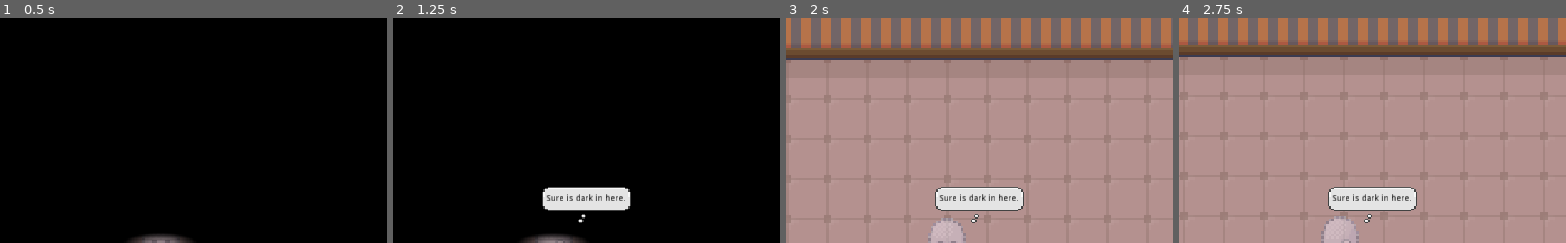
Above: before the commit, frames 1-4 (left to right).
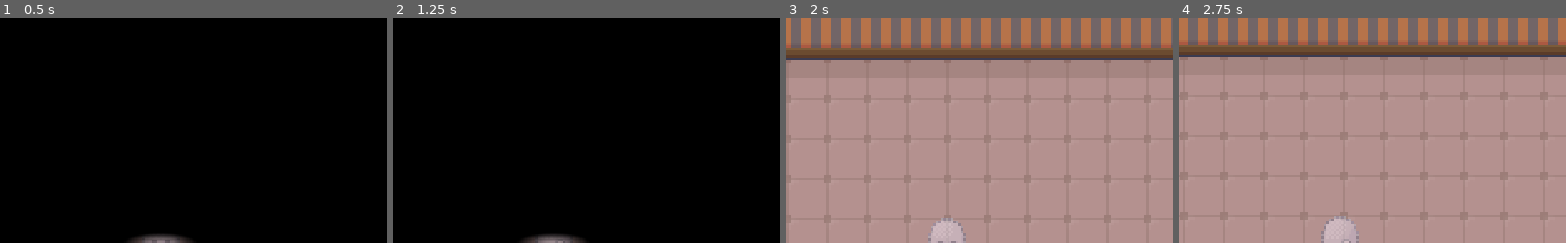
Above: after the commit, the same moments.

Repository: aranasaurus/bad-luck-blanche
Game: Godot game, scene res://World.tscn
Same seed, same stepped clock (60 frames per second), same inputs: the game is played once before the commit and once after it.
Inputs:
- Up to frame 1 (0.5 s): no input
- Up to frame 2 (1.25 s): tap Enter at 0.5 s; hold Right (ui_right) from 0.53 s (still down); tap S (Say, bound only before the commit) at 0.6 s
- Up to frame 3 (2 s): release Right (ui_right) at 1.28 s; hold Down (ui_down) from 1.28 s (still down); tap L (Lights) at 1.35 s; tap S (Say, bound only before the commit) at 1.55 s
- Up to frame 4 (2.75 s): release Down (ui_down) at 2.03 s; hold Right (ui_right) from 2.03 s (still down); tap S (Say, bound only before the commit) at 2.1 s
The pictures show only the part of the screen within x 31-81%, y 0-50%; the shares and areas given below are measured in that part.

Frame 1 is identical in both runs. In frame 2, 2.4% of the frame differs, in the area x 38-62%, y 75-92%; in frame 3, 2.4%; in frame 4, 2.4%.

Commit message:
Keybind adjustments

Diff:
--- a/Blanche.gd
+++ b/Blanche.gd
@@ -8,29 +8,29 @@
 
 func _physics_process(_delta: float) -> void:
 	var velocity = Vector2.ZERO
-	velocity.y -= Input.get_action_strength("ui_up") * speed
-	velocity.y += Input.get_action_strength("ui_down") * speed
-	velocity.x -= Input.get_action_strength("ui_left") * speed
-	velocity.x += Input.get_action_strength("ui_right") * speed
+	velocity.y -= Input.get_action_strength("Up") * speed
+	velocity.y += Input.get_action_strength("Down") * speed
+	velocity.x -= Input.get_action_strength("Left") * speed
+	velocity.x += Input.get_action_strength("Right") * speed
 
 	move_and_slide(velocity)
 
 func _process(_delta: float) -> void:
 	var moving = false
-	if Input.is_action_pressed("ui_left"):
+	if Input.is_action_pressed("Left"):
 		animationPlayer.play("Left")
 		moving = true
-	if Input.is_action_pressed("ui_right"):
+	if Input.is_action_pressed("Right"):
 		animationPlayer.play("Right")
 		moving = true
-	if Input.is_action_pressed("ui_up"):
+	if Input.is_action_pressed("Up"):
 		animationPlayer.play("Up")
 		moving = true
 
-	if Input.is_action_pressed("ui_down") or not moving:
+	if Input.is_action_pressed("Down") or not moving:
 		animationPlayer.play("Down")
 
 func _unhandled_key_input(event: InputEventKey) -> void:
-	if event.is_action("Say"):
+	if event.is_action("Help"):
 		bubble.show()
 		bubble.text = "Sure is dark in here."
--- a/project.godot
+++ b/project.godot
@@ -67,9 +67,29 @@
 "events": [ Object(InputEventKey,"resource_local_to_scene":false,"resource_name":"","device":0,"alt":false,"shift":false,"control":false,"meta":false,"command":false,"pressed":false,"scancode":76,"unicode":0,"echo":false,"script":null)
  ]
 }
-Say={
+Help={
 "deadzone": 0.5,
-"events": [ Object(InputEventKey,"resource_local_to_scene":false,"resource_name":"","device":0,"alt":false,"shift":false,"control":false,"meta":false,"command":false,"pressed":false,"scancode":83,"unicode":0,"echo":false,"script":null)
+"events": [ Object(InputEventKey,"resource_local_to_scene":false,"resource_name":"","device":0,"alt":false,"shift":false,"control":false,"meta":false,"command":false,"pressed":false,"scancode":72,"unicode":0,"echo":false,"script":null)
+ ]
+}
+Up={
+"deadzone": 0.5,
+"events": [ Object(InputEventKey,"resource_local_to_scene":false,"resource_name":"","device":0,"alt":false,"shift":false,"control":false,"meta":false,"command":false,"pressed":false,"scancode":16777232,"unicode":0,"echo":false,"script":null)
+ ]
+}
+Down={
+"deadzone": 0.5,
+"events": [ Object(InputEventKey,"resource_local_to_scene":false,"resource_name":"","device":0,"alt":false,"shift":false,"control":false,"meta":false,"command":false,"pressed":false,"scancode":16777234,"unicode":0,"echo":false,"script":null)
+ ]
+}
+Left={
+"deadzone": 0.5,
+"events": [ Object(InputEventKey,"resource_local_to_scene":false,"resource_name":"","device":0,"alt":false,"shift":false,"control":false,"meta":false,"command":false,"pressed":false,"scancode":16777231,"unicode":0,"echo":false,"script":null)
+ ]
+}
+Right={
+"deadzone": 0.5,
+"events": [ Object(InputEventKey,"resource_local_to_scene":false,"resource_name":"","device":0,"alt":false,"shift":false,"control":false,"meta":false,"command":false,"pressed":false,"scancode":16777233,"unicode":0,"echo":false,"script":null)
  ]
 }
 
